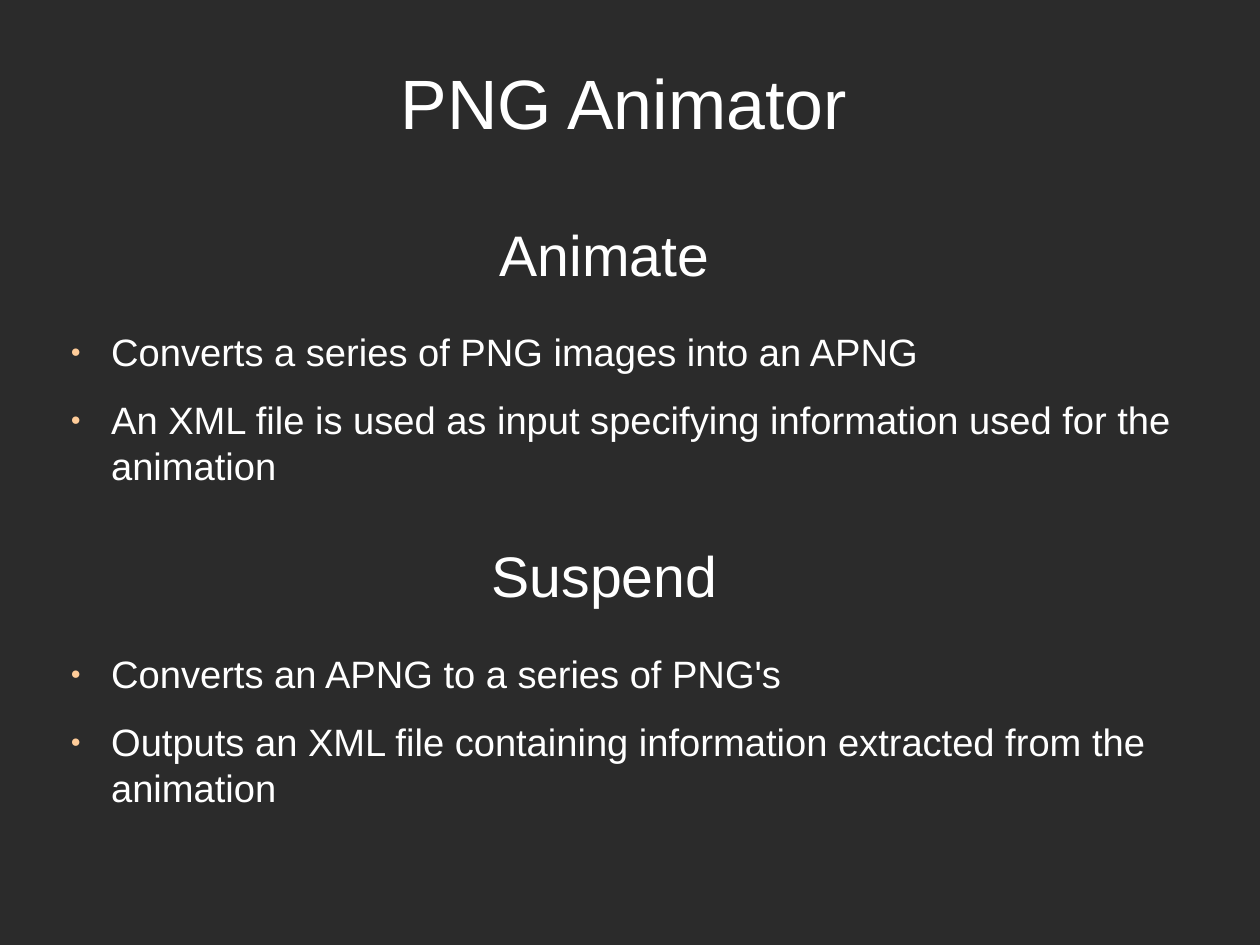
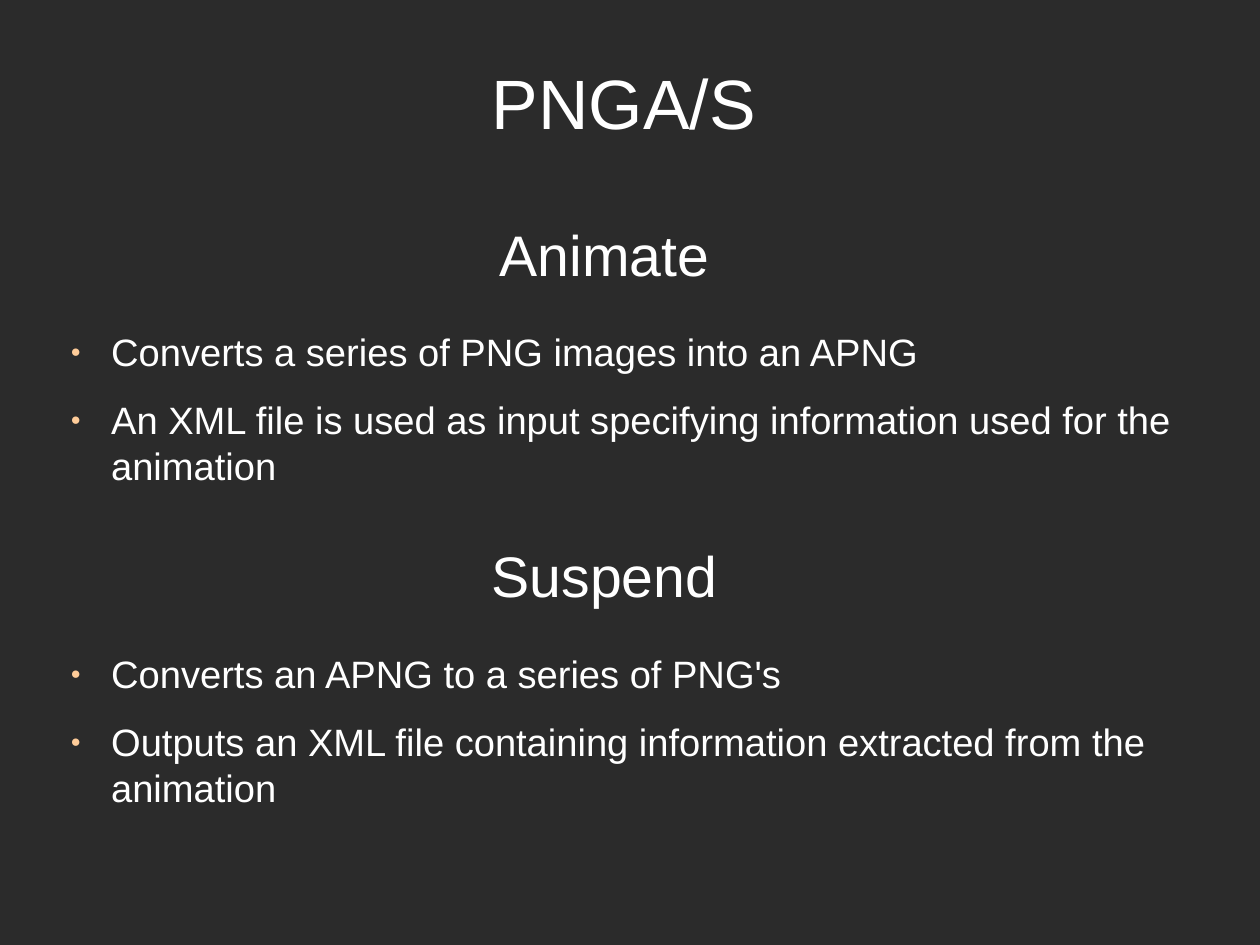
Before and after one commit to directrix1/se2, a slide deck: slide 8 of wip/SE2Presentation.odp (slide 4 before the commit). Drawn at 1260x945 pixels with LibreOffice and Linux fonts; fonts in the diff are those of the drawing; background and template pictures are left out; a plain dark background stands for a picture behind light text. Boxes give left, top, right and bottom in pixels: in the first picture for what was removed or moved away, otherwise in the second. Text is boxed around its words. In the diff, an @@ line names an element or a change of style, - is before the commit and + after.

```diff
--- a/wip/SE2Presentation.odp
+++ b/wip/SE2Presentation.odp
@@ title at bbox=[492, 78, 756, 130]: text changed @@
-PNG Animator
+PNGA/S
```
Also in this commit, not shown: 1 other slide changed.
